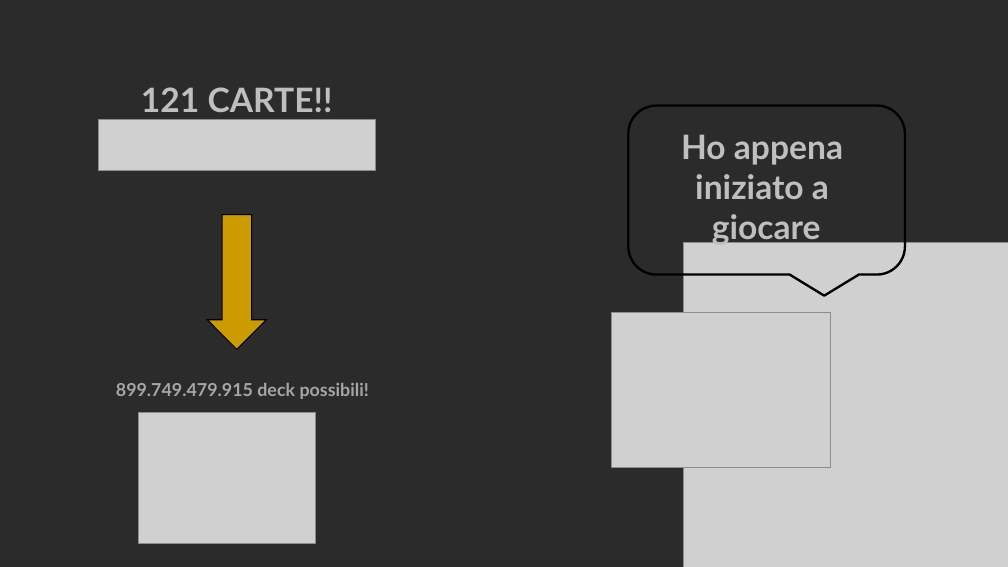
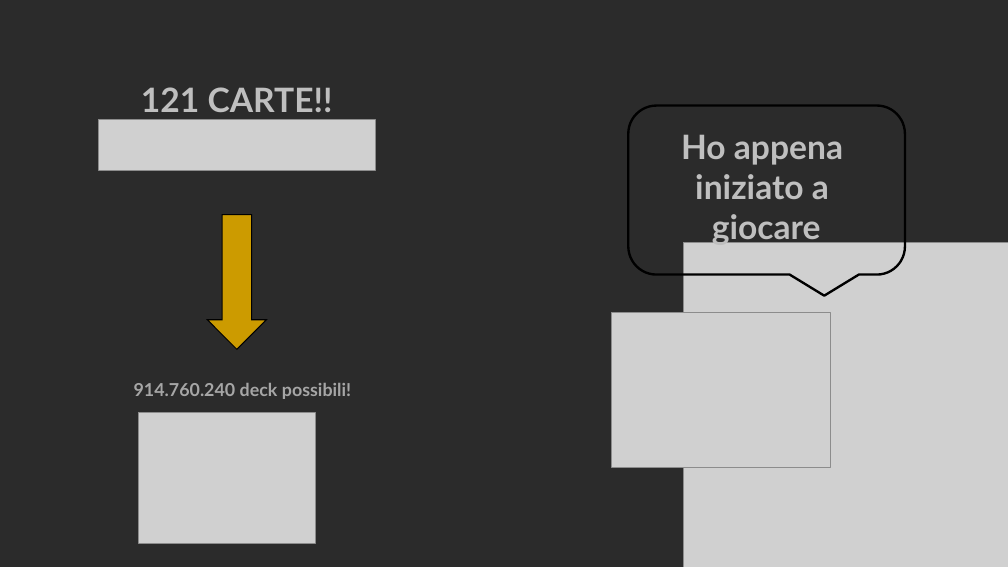
Before and after one commit to girgio/Deck-BuilderCR, a slide deck: slide 2 of presentazione DeckBuilderCR.pptx. Drawn at 1008x567 pixels with LibreOffice and Linux fonts; fonts in the diff are those of the drawing; grey boxes stand for pictures; background and template pictures are left out; a plain dark background stands for a picture behind light text. Boxes give left, top, right and bottom in pixels: in the first picture for what was removed or moved away, otherwise in the second. Text is boxed around its words. In the diff, an @@ line names an element or a change of style, - is before the commit and + after.

```diff
--- a/presentazione DeckBuilderCR.pptx
+++ b/presentazione DeckBuilderCR.pptx
@@ text at bbox=[134, 383, 351, 399]: text changed @@
-899.749.479.915 deck possibili!
+914.760.240 deck possibili!
```
Also in this commit, not shown: 1 other slide changed, 6 slides added.
